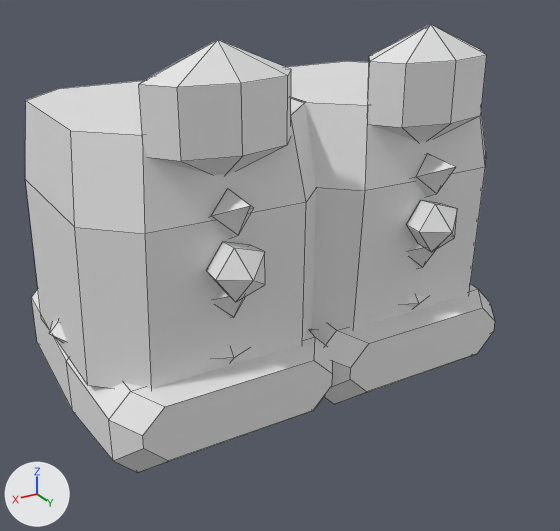
The FBX model roblox/art/armor/shoes_tier2_legendary.fbx, before and after one commit.
The view is the same before and after, from a 50 mm lens placed at (1.8, 3.14, -1.68), pointed at (0.07, 0.25, -3.13). The lights are fixed; the arrows at lower left show +X, +Y and +Z. The picture after the commit comes second. Mesh edges are drawn as thin lines. Where no turn or scale is listed for an object, it has been applied to the vertices.

In view in the first picture: 'Boot_L', 'Boot_R', 'Greave_L', 'Greave_L_Glow', 'Greave_L_Trim', 'Greave_R', 'Greave_R_Glow', 'Greave_R_Trim' and 2 more.
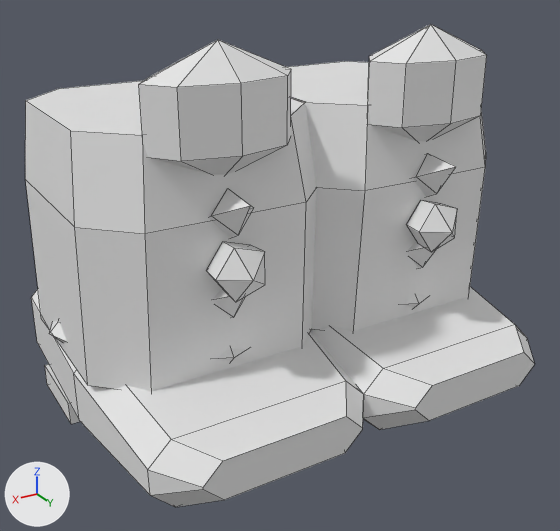
The change, as a list of edits to the scene's bpy script:
```text
Change me_boot_l:
    used by ob_boot_l; location = (-0.5, 0.0, -3.55)
    remove me_boot_l.from_pydata(...)  # 32 vertices, 26 faces; spans x -0.57..0.57, y -0.55..0.68, z -0.23..0.27
    add me_boot_l.from_pydata(...)  # 40 vertices, 32 faces; spans x -0.57..0.57, y -0.55..1.03, z -0.35..0.27
    me_boot_l part 1
    4 vertices in x -0.57..0.57, y 0.1, z -0.23..-0.13 move by (0.0, 0.1, 0.01)
    4 vertices in x -0.57..0.57, y 0.1, z 0.13..0.23 move by (0.0, 0.1, -0.01)
    16 vertices move from x -0.54..0.54, y 0.55..0.68, z -0.22..0.18 to x -0.5..0.5, y 0.85..1.03, z -0.2..0.12
    other edits to the shape of me_boot_l do not show in these pictures
Change me_boot_r:
    used by ob_boot_r; location = (0.5, 0.0, -3.55)
    remove me_boot_r.from_pydata(...)  # 32 vertices, 26 faces; spans x -0.57..0.57, y -0.55..0.68, z -0.23..0.27
    add me_boot_r.from_pydata(...)  # 40 vertices, 32 faces; spans x -0.57..0.57, y -0.55..1.03, z -0.35..0.27
    me_boot_r part 2: a new loose piece, a box spanning x -0.53..0.53, y -0.55..-0.13, z -0.35..-0.23, in mat_shoes_tier2_legendary_boot_r (white #e7e7e7)
    me_boot_r part 3
    4 vertices in x -0.57..0.57, y 0.1, z -0.23..-0.13 move by (0.0, 0.1, 0.01)
    4 vertices in x -0.57..0.57, y 0.1, z 0.13..0.23 move by (0.0, 0.1, -0.01)
    16 vertices move from x -0.54..0.54, y 0.55..0.68, z -0.22..0.18 to x -0.5..0.5, y 0.85..1.03, z -0.2..0.12
```

What differs and where, as boxes [x1, y1, x2, y2] in the pictures (560 x 531 px; the box of a moved part takes in the faces that stretch with it):
'Boot_R', reshaped (11% wider, 19% taller)
    before: [31, 289, 332, 472]
    after: [31, 289, 364, 507]
'Boot_L', reshaped (22% wider, 19% taller)
    before: [311, 284, 495, 404]
    after: [310, 287, 535, 430]
part 2 of me_boot_r, added
    after: [45, 364, 80, 424]
part 3 of me_boot_r, moved or reshaped
    before: [42, 330, 332, 472]
    after: [43, 331, 364, 507]
